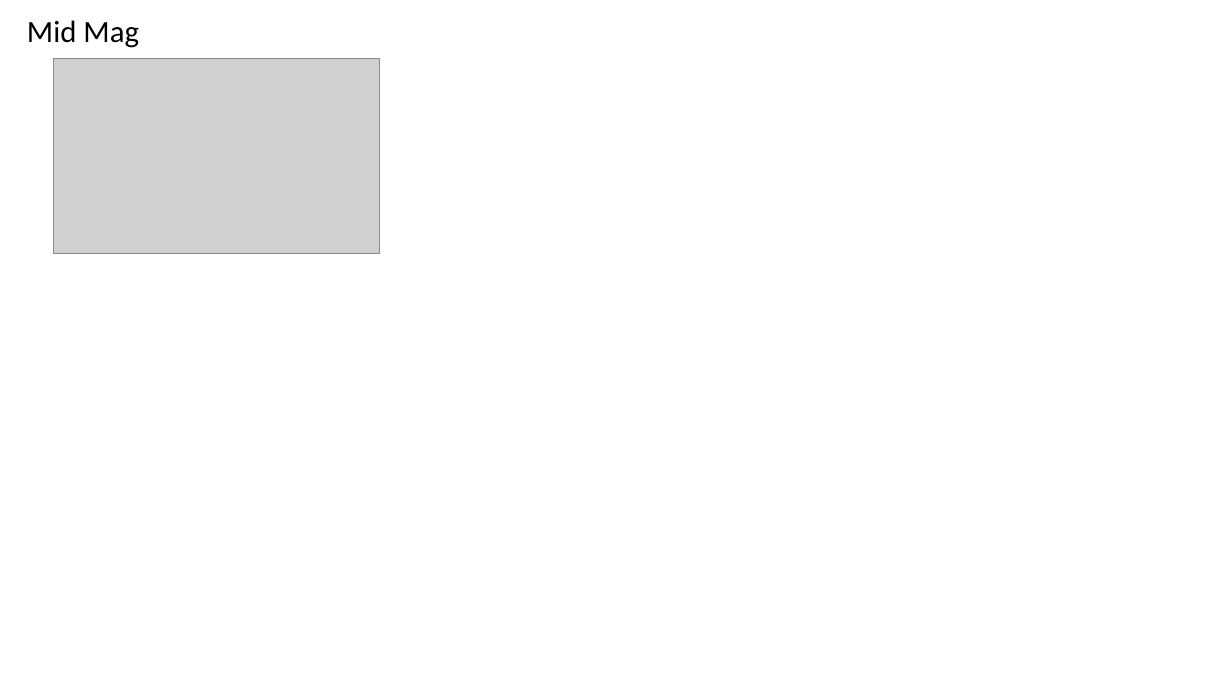
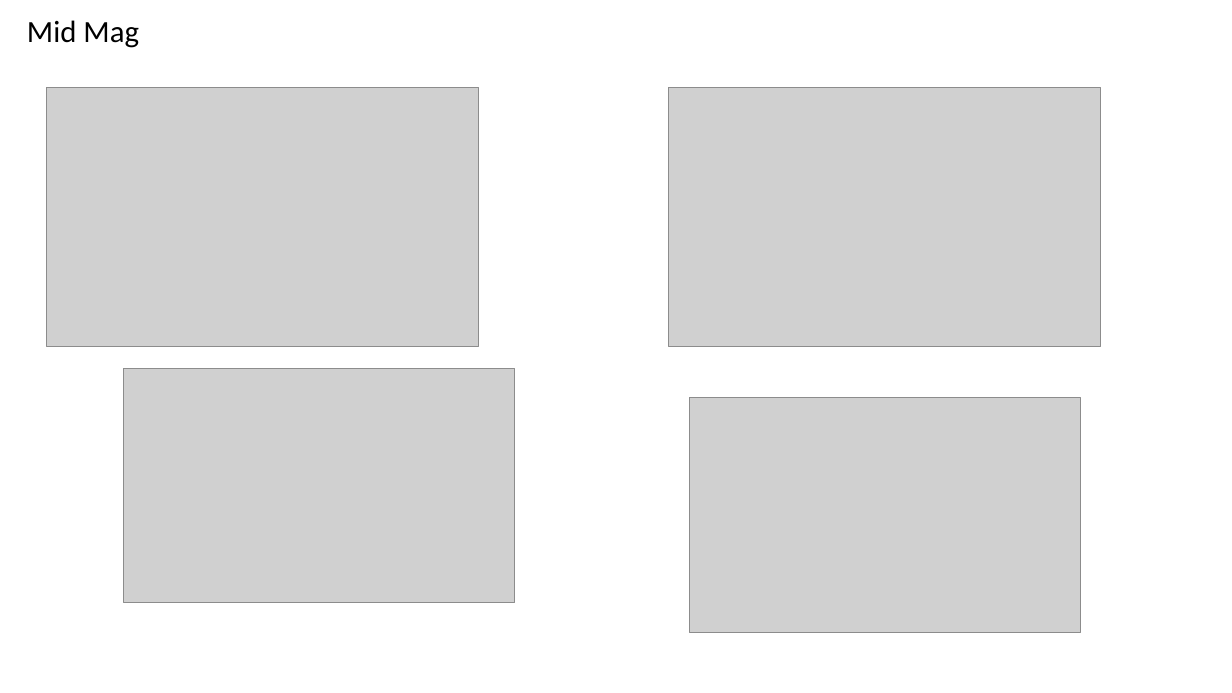
Before and after one commit to gpagnier/rampAnalysis, a slide deck: slide 8 of RampResponseMappingNew2.1.pptx. Drawn at 1232x693 pixels with LibreOffice and Linux fonts; fonts in the diff are those of the drawing; grey boxes stand for pictures. Boxes give left, top, right and bottom in pixels: in the first picture for what was removed or moved away, otherwise in the second. Text is boxed around its words. In the diff, an @@ line names an element or a change of style, - is before the commit and + after.

```diff
--- a/RampResponseMappingNew2.1.pptx
+++ b/RampResponseMappingNew2.1.pptx
@@ picture: place and size @@
-picture at [54, 58, 380, 253]
+picture at [46, 88, 479, 347]
@@ picture added at [669, 88, 1102, 347] @@
@@ picture added at [124, 368, 515, 603] @@
@@ picture added at [689, 398, 1080, 633] @@
```
Also in this commit, not shown: 6 other slides changed, 9 slides added, 4 slides removed, 3 other files.
